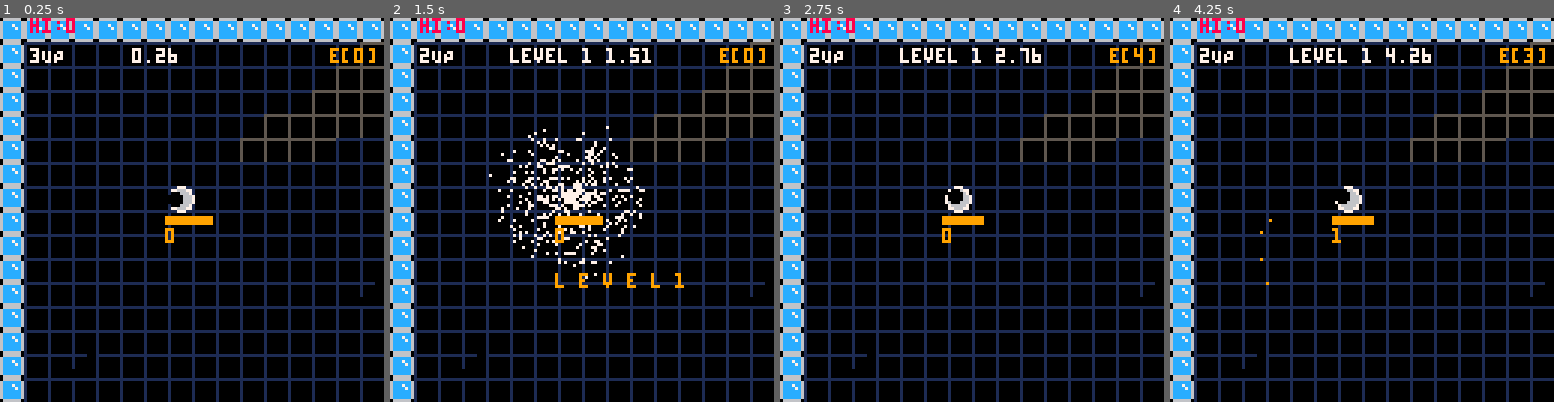
Above: before the commit, frames 1-4 (left to right).
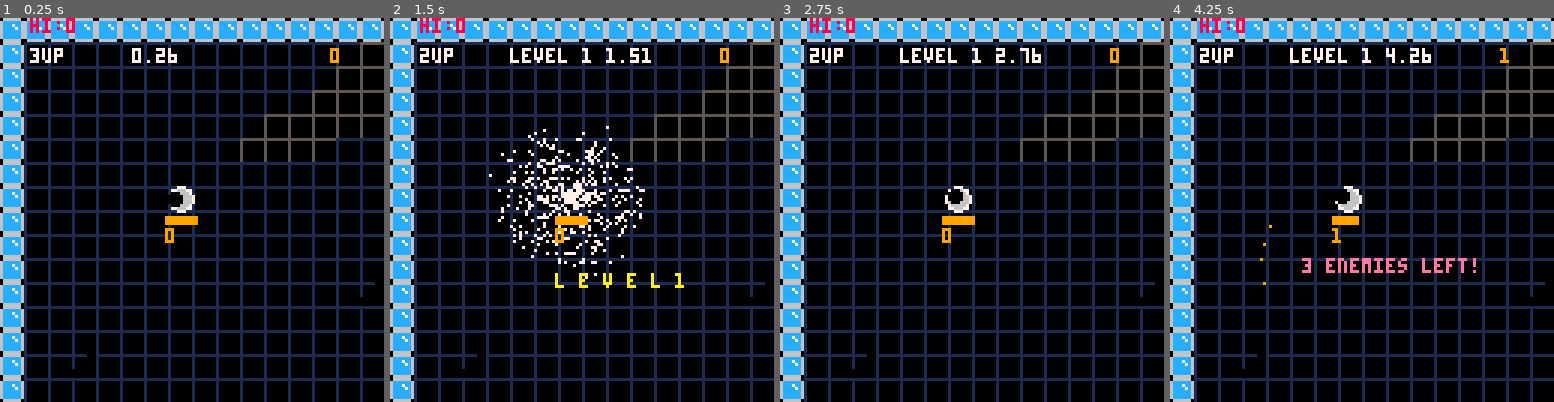
Above: after the commit, the same moments.

Repository: BigNoseChimp/pico8
Game: PICO-8 cartridge src/lua/ballaction5.p8
The game is run twice, just before and just after one commit, with the same random seed, the same clock (stepped at 60 frames per second) and the same inputs.
Inputs:
- Up to frame 1 (0.25 s): no input
- Up to frame 2 (1.5 s): tap X (X key) at 0.33, 1.07 s; tap O (Z key) at 0.7 s
- Up to frame 3 (2.75 s): hold Right 1.6-2.1 s; tap O (Z key) at 1.7, 2.1, 2.5 s; tap X (X key) at 1.85 s; hold Up 2.15-2.42 s; hold Right from 2.47 s (still down)
- Up to frame 4 (4.25 s): tap O (Z key) every 0.4 s from 2.9 to 4.1 s; tap X (X key) at 2.97, 4.08 s; release Right at 3.03 s; hold Left 3.08-3.58 s; hold Right from 4.02 s (still down)

The runs differ from the first frame. In frame 1, 0.3% of the frame differs, in the area x 10-98%, y 7-54%; in frame 2, 0.7%; in frame 3, 0.3%; in frame 4, 1.1%, in the area x 10-98%, y 7-70%.

Commit message:
Added floaters for scores/no of enemies/levels.

Diff:
--- a/src/lua/ballaction5.p8
+++ b/src/lua/ballaction5.p8
@@ -12,23 +12,28 @@
 
 function setup()
  g.score=0
-	g.sizex=32*8
+ g.sizex=32*8
 	g.sizey=32*8
 	g.lvl=0
 	g.timer=0
-	g.gamestate="INIT"
+	g.gamestate="init"
     	g.lives=3
+    foreach(enemies,function(o) del(enemies,o) end)
+    foreach(explosions,function(o) del(explosions,o) end)
+    foreach(trails,function(o) del(trails,o) end)
+    foreach(bullets,function(o) del(bullets,o) end)
+    foreach(floaters,function(o) del(floaters,o) end)
 end
 
 function _update60()
-  if ( g.gamestate=="GAMEOVER" ) then
-  	if ( btn(4) and btn(5) ) then
+  if ( g.gamestate=="gameover" ) then
+   if ( btn(4) and btn(5) and btn(2) ) then
      setup()
-    end
-  	ship:fire_weapon(btn(5))
+   else
     foreach(enemies,function(o) o:upd() end)
     return
-  end
+   end
+ end
 
 	g.timer+=1/60
 	choose_level()
@@ -42,7 +47,7 @@
 
   ship:upd()
 
-  foreach(scores,function(o) o:upd() end)
+  foreach(floaters,function(o) o:upd() end)
   foreach(trails,function(o) o:upd() end)
   foreach(bullets,function(o) o:upd() end)
   foreach(enemies,function(o) o:upd() end)
@@ -76,22 +81,22 @@
   foreach(trails,function(o) o:drw() end)
   foreach(bullets,function(x) x:drw() end)
   foreach(enemies,function(e) e:drw() end)
-  foreach(scores,function(e) e:drw() end)
+  foreach(floaters,function(e) e:drw() end)
   ship:drw()
 
-  rectfill(ship.x-5,ship.y+6,ship.x-5+(15-#bullets/2),ship.y+8,9)
+  rectfill(ship.x-5,ship.y+6,ship.x-5+(10-#bullets/2),ship.y+8,9)
 
   if ( g.lives <= 0 ) then
-   	g.gamestate="GAMEOVER"
-   	print("G A M E  O V E R", cam_x+35,cam_y+50,7)
+   	g.gamestate="gameover"
+   	print("g a m e  o v e r", cam_x+35,cam_y+50,7)
     	if ( highscore==nil or g.score > highscore ) then
-   	 print("NEW HIGH SCORE! "..g.score, cam_x+35, cam_y+60, 7)
+   	 print("new high score! "..g.score, cam_x+35, cam_y+60, 7)
          highscore=g.score
          dset(0,highscore)
         else
-         print("S C O R E : "..g.score, cam_x+35, cam_y+60, 7)
+         print("s c o r e : "..g.score, cam_x+35, cam_y+60, 7)
         end
-         print("PRESS Z+X TO PLAY AGAIN",
+         print("press z+x+^ to play again",
 			cam_x+20, cam_y+70, 7)
   else
   	print(g.score,ship.x-5,ship.y+10,9)
@@ -99,9 +104,8 @@
        ..flr(g.timer).."."
        ..flr(g.timer%1 * 10^2),
        cam_x+40, cam_y+10, 7)
-  	print("e["..#enemies.."]",
-			cam_x+110,cam_y+10, 9)
-  	print(g.lives.."UP", cam_x+10,cam_y+10, 7)
+  	print(g.score, cam_x+110,cam_y+10, 9)
+  	print(g.lives.."up", cam_x+10,cam_y+10, 7)
   	print("hi:"..highscore, cam_x+10,cam_y, 8)
   end
 end
@@ -136,8 +140,8 @@
  end,
  fire_weapon = function (self,b)
   if b then
-   if #bullets < 30 then
-    fire_weapon(ship)
+   if #bullets < 20 then
+    fire_weapon(ship,20,0.01)
     sfx(5)
    end
   else
@@ -208,7 +212,7 @@
 -- movement
 
 function is_moving_up(o)
- return o.a >= 0.5
+ return o.a > 0.5
 end
 
 function is_moving_down(o)
@@ -292,18 +296,11 @@
 
 
 function y_collide(o,f)
- local u_spr=mget(
-  							o.x/8,
-  							(o.y-o.r-1)/8)
-
- local d_spr=mget(
- 							 o.x/8,
- 								(o.y+o.r+1)/8)
- return (is_moving_up(o) and
-      fget(u_spr,f) )
-   or
-        (is_moving_down(o) and
-        fget(d_spr,f) )
+ local u_spr=mget( o.x/8, (o.y-o.r-1)/8)
+ local d_spr=mget( o.x/8, (o.y+o.r+1)/8)
+
+ return (is_moving_up(o) and fget(u_spr,f) )
+   or (is_moving_down(o) and fget(d_spr,f) )
 end
 
 -->8
@@ -338,7 +335,7 @@
 --  elseif g.timer > g.lvl*8 and g.lvl>0 then
   elseif #enemies == 0 then
    level(g.lvl+1)
-   add_floater(ship.x,ship.y,"l e v e l "..g.lvl)
+   add_floater(ship.x,ship.y,"l e v e l "..g.lvl,3)
   end
 end
 
@@ -360,38 +357,42 @@
 -- bullets
 bullets={}
 
-function fire_weapon(ship)
+function fire_weapon(ship,num,spread)
 
  local bullet = {
   what="bullet",
+  spread=spread,
+  num=num,
   offset=0,
   x=ship.x,
   y=ship.y,
-  a=ship.a,
+  a=ship.a+rnd(spread)-(spread/2),
   c=9,
   spd=4,
-  r=0.1,
+  r=0,
   dead_count=50,
   drw=function(self)
    pset(self.x,self.y,self.c)
   end,
   upd=function(self)
---   self.x=rnd(2)-1+self.x-cos(self.a)*self.spd
---   self.y=rnd(2)-1+self.y-sin(self.a)*self.spd
-   local df=rnd(0.1)-0.05
-   self.x=self.x-cos(self.a+df)*self.spd
-   self.y=self.y-sin(self.a+df)*self.spd
+   --local df=rnd(spread)-(spread/2)
+   self.x=self.x-cos(self.a)*self.spd
+   self.y=self.y-sin(self.a)*self.spd
 
    if self.new == nil then
     self.new=true
    else
     if (self.dead_count < 0) then
      del(bullets,self)
-    elseif (x_collide(self,f_blk)) then
-     bounce_x(self,false)
-    elseif (y_collide(self,f_blk)) then
-     bounce_y(self,false)
     else
+     if (x_collide(self,f_blk)) then
+       bounce_x(self,false)
+       self.dead_count=min(5,self.dead_count-1)
+     end
+     if (y_collide(self,f_blk)) then
+       bounce_y(self,false)
+       self.dead_count=min(5,self.dead_count-1)
+     end
      self.dead_count-=1
     end
    end
@@ -459,7 +460,7 @@
     add_explosion(self.x,self.y,25)
     del(enemies,self)
     g.score+=1*l
-    add_floater(self.x,self.y,1*l)
+    add_score_floaters(self.x,self.y,1*l)
    end
    self.spmod=(self.spmod+1) %2
    self.dx=cos(self.a)*self.spd
@@ -496,6 +497,12 @@
  add(enemies,enemy)
 end
 
+function add_score_floaters(x,y,v)
+    add_floater(x,y,v,1)
+  if ( #enemies>0 ) then
+    add_floater(ship.x,ship.y,#enemies.." enemies left!",2)
+ end
+end
 
 function add_enemy_homing(x,y,l)
  local enemy={
@@ -516,7 +523,7 @@
     add_explosion(self.x,self.y,25)
     del(enemies,self)
     g.score+=1*l
-    add_floater(self.x,self.y,1*l)
+    add_score_floaters(self.x,self.y,1*l)
    end
    -- homing
    if self.x<ship.x then
@@ -538,29 +545,35 @@
  add(enemies,enemy)
 end
 
-scores={}
-
-function add_floater(x,y,s)
+floaters={}
+
+pal_floaters = {
+ {11,3,11},{12,13,14},{10,7,10}
+}
+
+function add_floater(x,y,s,c)
  local scr={
   x=x,
   y=y,
   value=s,
   a=rnd(1),
   timer=120,
+  c=c,
   upd = function(self)
    self.timer-=1
    if (self.timer<=0) then
-    del(scores,self)
+    del(floaters,self)
    else
     self.x+=cos(self.a)*0.5
     self.y+=sin(self.a)*0.5
    end
   end,
   drw = function(self)
-   print(self.value,self.x,self.y,9+(self.timer%3))
+   local plt=pal_floaters[c]
+   print(self.value,self.x,self.y,plt[1+self.timer%3])
   end
  }
- add(scores,scr)
+ add(floaters,scr)
 end
 
 function add_enemy_rocket(x,y,l)
@@ -582,7 +595,7 @@
     add_explosion(self.x,self.y,25)
     del(enemies,self)
     g.score+=1*l
-    add_floater(self.x,self.y,1*l)
+    add_score_floaters(self.x,self.y,1*l)
    end
    -- homing
    if self.x<ship.x then
@@ -626,7 +639,7 @@
     	add_explosion(self.x,self.y,25)
     	del(enemies,self)
 	g.score+=1*l
-        add_floater(self.x,self.y,1*l)
+        add_score_floaters(self.x,self.y,1*l)
 	return
     end
    end
